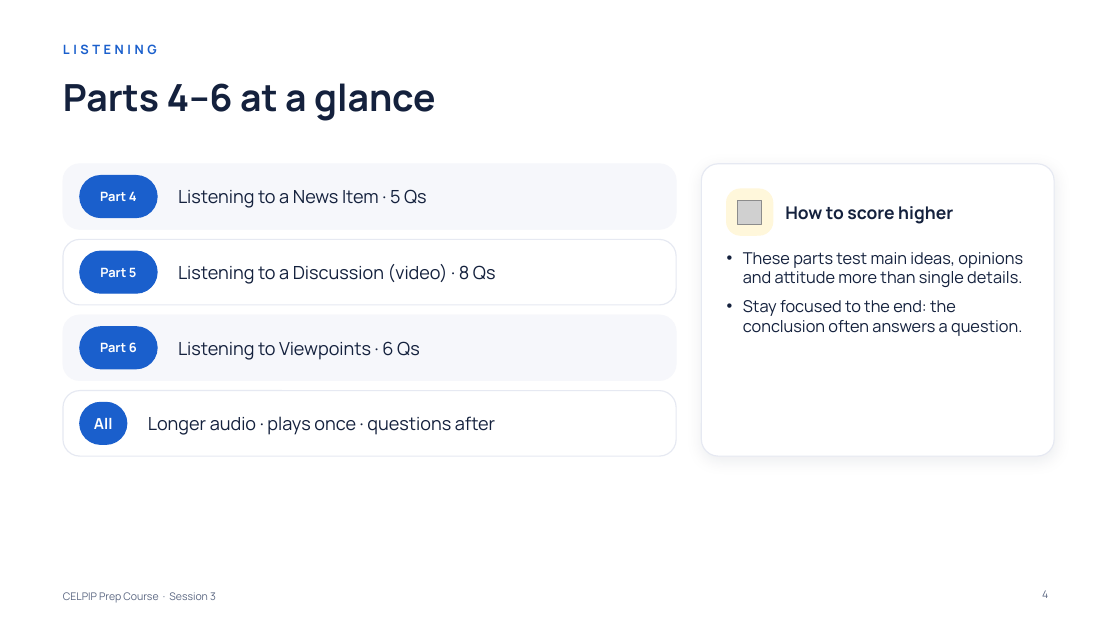
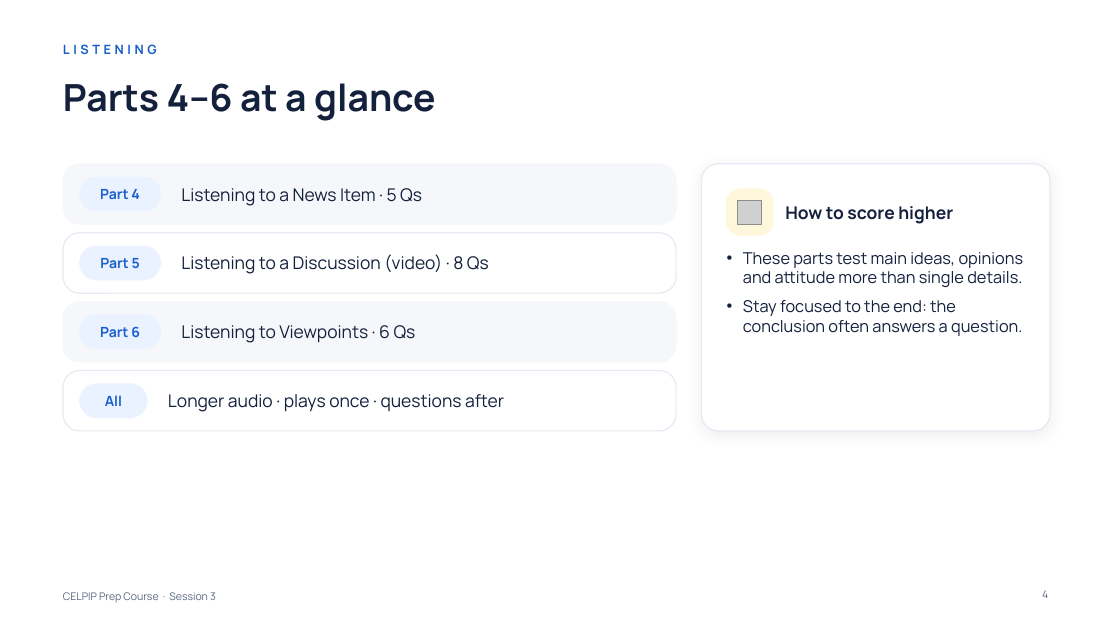
Before and after one commit to learnovateqa/The_English_Academy_CELPIP, a slide deck: slide 4 of decks/session-03.pptx. Drawn at 1120x630 pixels with LibreOffice and Linux fonts; fonts in the diff are those of the drawing; grey boxes stand for pictures. Boxes give left, top, right and bottom in pixels: in the first picture for what was removed or moved away, otherwise in the second. Text is boxed around its words. In the diff, an @@ line names an element or a change of style, - is before the commit and + after.

```diff
--- a/decks/session-03.pptx
+++ b/decks/session-03.pptx
@@ rounded rectangle: place and size @@
-rounded rectangle at <box>63,164,676,229</box>
+rounded rectangle at <box>63,164,676,224</box>
@@ rounded rectangle: place and size @@
-rounded rectangle at <box>80,176,157,218</box>
+rounded rectangle at <box>80,177,160,211</box>
@@ rounded rectangle: place and size @@
-rounded rectangle at <box>702,164,1054,456</box>
+rounded rectangle at <box>702,164,1050,431</box>
@@ rounded rectangle: place and size @@
-rounded rectangle at <box>63,239,676,305</box>
+rounded rectangle at <box>63,233,676,293</box>
@@ rounded rectangle: place and size @@
-rounded rectangle at <box>80,251,157,293</box>
+rounded rectangle at <box>80,246,160,280</box>
@@ rounded rectangle: place and size @@
-rounded rectangle at <box>63,315,676,381</box>
+rounded rectangle at <box>63,302,676,362</box>
@@ size 11 to 12 pt, text colour #FFFFFF to #1A5FCC in 3 elements at <box>100,189,140,199</box>, <box>100,258,140,268</box>, <box>100,326,140,337</box> @@
@@ text "Part 6": place and size @@
-text "Part 6" at <box>100,342,137,352</box>
+text "Part 6" at <box>100,326,140,337</box>
@@ rounded rectangle: place and size @@
-rounded rectangle at <box>80,327,157,369</box>
+rounded rectangle at <box>80,315,160,349</box>
@@ text "Listening to Viewpoints · 6 ...": place and size @@
-text "Listening to Viewpoints · 6 ..." at <box>178,341,420,360</box>
+text "Listening to Viewpoints · 6 ..." at <box>181,325,416,343</box>
@@ proportions changed in 5 elements at <box>63,164,676,224</box>, <box>63,233,676,293</box>, <box>63,302,676,362</box>, <box>702,164,1050,431</box>, <box>63,371,676,431</box> @@
@@ rounded rectangle: place and size @@
-rounded rectangle at <box>63,391,676,456</box>
+rounded rectangle at <box>63,371,676,431</box>
@@ text "All": place and size @@
-text "All" at <box>94,418,113,429</box>
+text "All" at <box>105,395,122,406</box>
@@ text "All" at <box>105,395,122,406</box>: size 13 to 12 pt, text colour #FFFFFF to #1A5FCC @@
@@ fill #1A5FCC to #EAF2FF; outline #1A5FCC 1 pt to #EAF2FF 1 pt in 4 elements at <box>80,177,160,211</box>, <box>80,246,160,280</box>, <box>80,315,160,349</box>, <box>80,384,147,418</box> @@
@@ rounded rectangle: place and size @@
-rounded rectangle at <box>80,402,127,444</box>
+rounded rectangle at <box>80,384,147,418</box>
@@ size 15.5 to 15 pt in 4 elements at <box>181,188,422,206</box>, <box>181,254,489,274</box>, <box>181,325,416,343</box>, <box>168,394,504,412</box> @@
@@ text "Longer audio · plays once ...": place and size @@
-text "Longer audio · plays once ..." at <box>148,416,495,435</box>
+text "Longer audio · plays once ..." at <box>168,394,504,412</box>
```
Also in this commit, not shown: 12 other slides changed, 2 other files.
